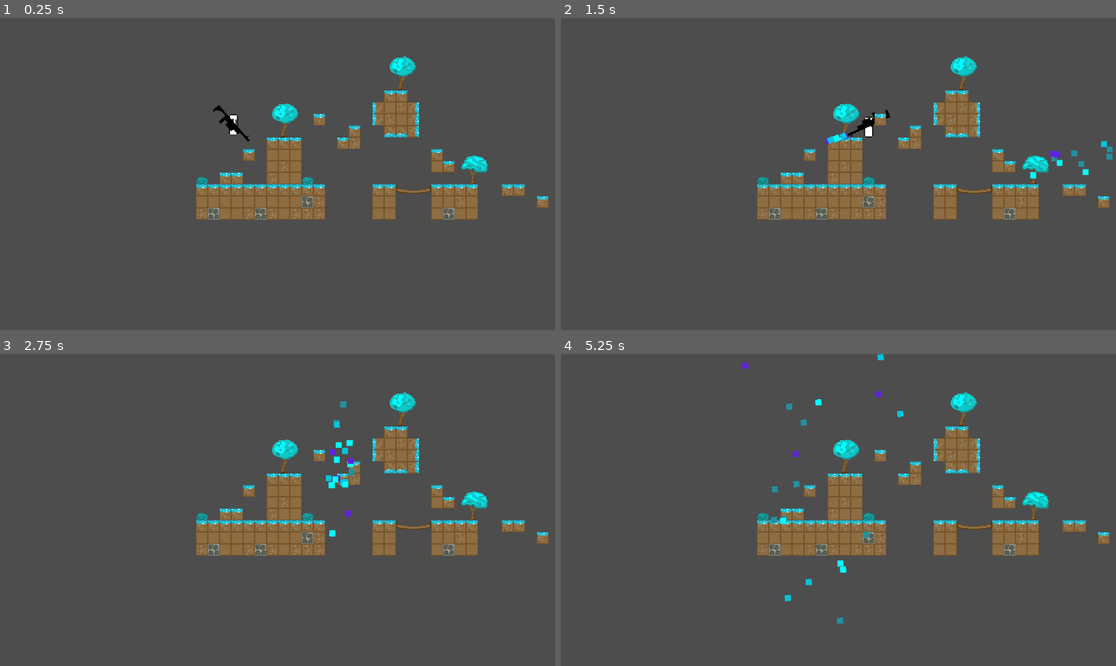
Above: before the commit, frames 1-4 (two rows, left to right).
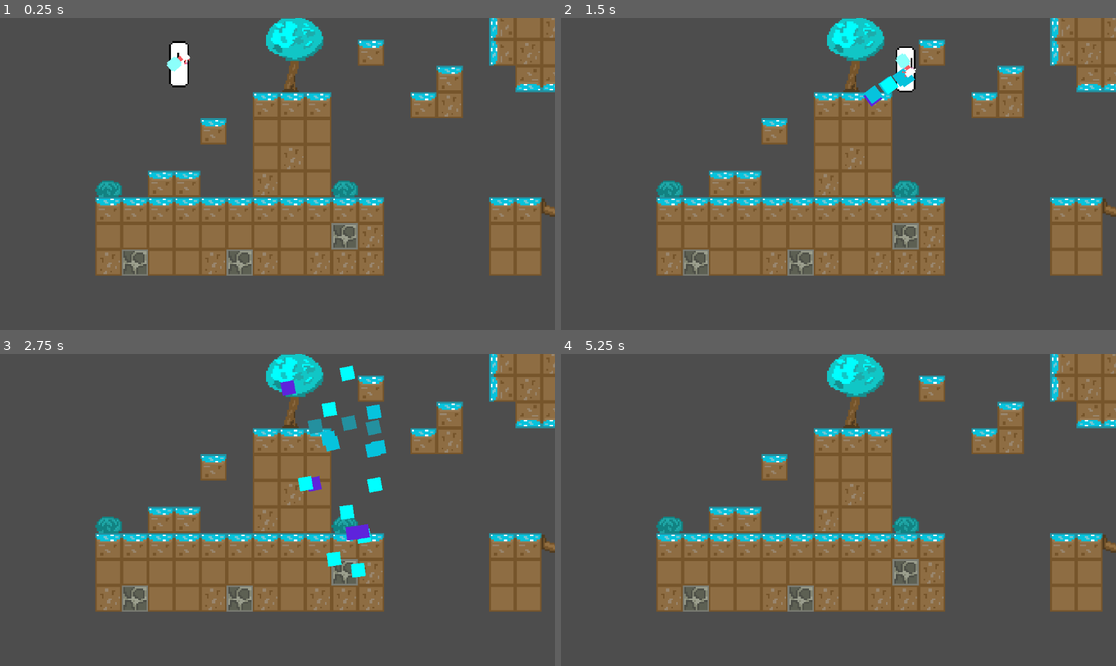
Above: after the commit, the same moments.

Repository: ImOwly/Cleanser
Game: Godot game, scene res://world.tscn
Two runs of this game, one before a commit and one after it. Both use one fixed random seed, a clock stepped at 60 frames per second and the inputs below.
Inputs (mouse positions are in pixels of both pictures, inside the frame that each line leads up to):
- Up to frame 1 (0.25 s): no input
- Up to frame 2 (1.5 s): move the mouse to (960, 158) at 0.52 s; hold D (move_right) from 0.53 s (still down); click (960, 158) at 0.67 s; tap Space (jump) at 0.77 s; move the mouse to (727, 189) at 1.27 s; click (727, 189) at 1.42 s
- Up to frame 3 (2.75 s): tap Space (jump) at 1.52 s; move the mouse to (333, 441) at 2.02 s; release D (move_right) at 2.03 s; hold A (move_left) from 2.03 s (still down); click (333, 441) at 2.17 s
- Up to frame 4 (5.25 s): move the mouse to (810, 572) at 2.77 s; release A (move_left) at 2.78 s; hold D (move_right) 2.78-4.28 s; click (810, 572) at 2.92 s; tap Space (jump) at 3.02, 3.77, 4.25, 4.52 s; tap Enter at 3.5 s; move the mouse to (1005, 556) at 3.52 s; click (1005, 556) at 3.67 s; move the mouse to (672, 463) at 4.27 s; hold A (move_left) 4.28-5.03 s; click (672, 463) at 4.42 s; move the mouse to (866, 510) at 5.02 s; hold D (move_right) from 5.03 s (still down); click (866, 510) at 5.17 s

The runs differ from the first frame. In frame 1, 29% of the frame differs, in the area x 17-100%, y 0-83%; in frame 2, 29%; in frame 3, 30%; in frame 4, 29%.

Commit message:
added gun selection menu

Diff:
--- a/gun/gun.tscn
+++ /dev/null
@@ -1,55 +0,0 @@
-[gd_scene load_steps=9 format=3 uid="uid://b3ncwl31w4n5w"]
-
-[ext_resource type="Script" path="res://gun.gd" id="1_f8qfr"]
-[ext_resource type="Texture2D" uid="uid://b5aani7lbn87a" path="res://assets/sprites/gun.png" id="2_4w57m"]
-
-[sub_resource type="CanvasItemMaterial" id="CanvasItemMaterial_jpowy"]
-
-[sub_resource type="Curve" id="Curve_ykxnw"]
-_data = [Vector2(0, 1), 0.0, 0.0, 0, 0, Vector2(1, 0), 0.0, 0.0, 0, 0]
-point_count = 2
-
-[sub_resource type="CurveTexture" id="CurveTexture_5uw4o"]
-curve = SubResource("Curve_ykxnw")
-
-[sub_resource type="Curve" id="Curve_v81kf"]
-max_value = 10.0
-_data = [Vector2(0.24, 0.659341), 0.0, 0.0, 0, 0, Vector2(0.733333, 1.53846), 0.0, 0.0, 0, 0]
-point_count = 2
-
-[sub_resource type="CurveTexture" id="CurveTexture_qgdiv"]
-curve = SubResource("Curve_v81kf")
-
-[sub_resource type="ParticleProcessMaterial" id="ParticleProcessMaterial_prnhl"]
-emission_shape_offset = Vector3(23.475, 0, 0)
-inherit_velocity_ratio = 1.0
-spread = 6.573
-initial_velocity_min = 314.61
-initial_velocity_max = 426.95
-gravity = Vector3(0, 300, 0)
-scale_min = 5.0
-scale_max = 10.0
-scale_curve = SubResource("CurveTexture_qgdiv")
-color = Color(0, 1, 1, 1)
-alpha_curve = SubResource("CurveTexture_5uw4o")
-hue_variation_max = 0.09
-collision_mode = 1
-collision_friction = 0.0
-collision_bounce = 0.2
-
-[node name="Gun" type="Node2D"]
-script = ExtResource("1_f8qfr")
-
-[node name="GunSprite" type="Sprite2D" parent="."]
-texture = ExtResource("2_4w57m")
-
-[node name="GPUParticles2D" type="GPUParticles2D" parent="."]
-material = SubResource("CanvasItemMaterial_jpowy")
-scale = Vector2(1.31705, 1.70664)
-emitting = false
-amount = 100
-process_material = SubResource("ParticleProcessMaterial_prnhl")
-lifetime = 1.5
-
-[node name="GunBarrel" type="Node2D" parent="."]
-position = Vector2(35, 0)
--- a/gun.gd
+++ b/gun/gun_manager.gd
@@ -15,41 +15,54 @@
 var bullet_speed_variation = 100
 
 enum Gun_Types {shotgun, rifle, spraygun}
-var current_gun = Gun_Types.spraygun
+var selected_gun = Gun_Types.spraygun
+var current_gun
+var gen_gun = true
 
 @onready var spray = preload("res://projectiles/spray.tscn")
 @onready var bullet_rifle = preload("res://projectiles/bullet_rifle.tscn")
 @onready var bullet_shotgun = preload("res://projectiles/bullet_shotgun.tscn")
-@onready var cursor = preload("res://assets/sprites/spray.png")
+@onready var shotgun = preload("res://gun/shotgun.tscn")
+@onready var rifle = preload("res://gun/rifle.tscn")
+@onready var spraygun = preload("res://gun/spraygun.tscn")
 
 func _ready():
+	current_gun = spraygun.instantiate()
 	can_fire = true
+	$SprayButton.visible = false
+	$ShotgunButton.visible = false
+	$RifleButton.visible = false
 
 func _input(event):
 	if (event is InputEventMouseButton and event.pressed):
 		if event.button_index == MOUSE_BUTTON_RIGHT:
-			print(current_gun)
-			current_gun = (current_gun + 1) % 3
+			toggle_gun_menu()
 
 func _process(delta):
-	look_at(get_global_mouse_position())
+	generate_gun()
+	current_gun.position = self.get_global_position()
+	current_gun.look_at(get_global_mouse_position())
 
 	#When left-mouse is held down
 	if Input.is_mouse_button_pressed(1) and can_fire:
-		#$GPUParticles2D.emitting = true
-		match current_gun:
+		match selected_gun:
 			Gun_Types.spraygun:
-				spray_gun()
+				fire_spray_gun()
 			Gun_Types.shotgun:
-				shotgun()
+				fire_shotgun()
 			Gun_Types.rifle:
-				rifle()
+				fire_rifle()
 
-func rifle():
+func generate_gun():
+	if gen_gun:
+		gen_gun = false
+		get_tree().get_root().add_child(current_gun)
+
+func fire_rifle():
 	fire_bullet(0, bullet_speed*3, bullet_rifle)
 	fire_delay(fire_rate_rifle)
 
-func shotgun():
+func fire_shotgun():
 	fire_bullet(0, bullet_speed*2, bullet_shotgun)
 	var spread = 0.105
 	for i in range(0, 2):
@@ -57,7 +70,7 @@
 		fire_bullet(spread, bullet_speed*2, bullet_shotgun)
 	fire_delay(fire_rate_shotgun)
 
-func spray_gun():
+func fire_spray_gun():
 	fire_multiple_bullets(spray, 2)
 	await get_tree().create_timer(.02).timeout
 	fire_multiple_bullets(spray, 1)
@@ -74,12 +87,43 @@
 
 func fire_bullet(offset, velocity, bullet):
 	var bullet_instance = bullet.instantiate()
-	bullet_instance.position = $GunBarrel.get_global_position()
-	bullet_instance.rotation_degrees = rotation_degrees
-	bullet_instance.apply_impulse(Vector2(velocity, 0).rotated(rotation-offset))
+	bullet_instance.position = current_gun.find_child("GunBarrel").get_global_position()
+	bullet_instance.rotation_degrees = current_gun.rotation_degrees
+	bullet_instance.apply_impulse(Vector2(velocity, 0).rotated(current_gun.rotation-offset))
 	get_tree().get_root().add_child(bullet_instance)
 
 func fire_delay(time):
 	can_fire = false
 	await get_tree().create_timer(time).timeout
 	can_fire = true
+
+func toggle_gun_menu():
+	if (!$SprayButton.visible or !$ShotgunButton.visible or !$RifleButton.visible):
+		$SprayButton.visible = true
+		$ShotgunButton.visible = true
+		$RifleButton.visible = true
+	else:
+		$SprayButton.visible = false
+		$ShotgunButton.visible = false
+		$RifleButton.visible = false
+
+func _on_spray_button_button_up():
+	selected_gun = Gun_Types.spraygun
+	current_gun.queue_free()
+	current_gun = spraygun.instantiate()
+	get_tree().get_root().add_child(current_gun)
+	toggle_gun_menu()
+
+func _on_shotgun_button_button_up():
+	selected_gun = Gun_Types.shotgun
+	current_gun.queue_free()
+	current_gun = shotgun.instantiate()
+	get_tree().get_root().add_child(current_gun)
+	toggle_gun_menu()
+
+func _on_rifle_button_button_up():
+	selected_gun = Gun_Types.rifle
+	current_gun.queue_free()
+	current_gun = rifle.instantiate()
+	get_tree().get_root().add_child(current_gun)
+	toggle_gun_menu()
--- /dev/null
+++ b/gun/gun_manager.tscn
@@ -0,0 +1,35 @@
+[gd_scene load_steps=5 format=3 uid="uid://b3ncwl31w4n5w"]
+
+[ext_resource type="Script" path="res://gun/gun_manager.gd" id="1_0ja70"]
+[ext_resource type="Texture2D" uid="uid://bywyxih72lqcx" path="res://assets/sprites/icon_spray.png" id="2_brdgu"]
+[ext_resource type="Texture2D" uid="uid://dyoxbro4ihw5m" path="res://assets/sprites/icon_shogun.png" id="3_evhge"]
+[ext_resource type="Texture2D" uid="uid://bl7f4uy0u2q6l" path="res://assets/sprites/icon_rifle.png" id="4_wbtk3"]
+
+[node name="Gun_Manager" type="Node2D"]
+z_index = 2
+script = ExtResource("1_0ja70")
+
+[node name="SprayButton" type="TextureButton" parent="."]
+offset_left = -9.0
+offset_top = -41.0
+offset_right = 9.0
+offset_bottom = -23.0
+texture_normal = ExtResource("2_brdgu")
+
+[node name="ShotgunButton" type="TextureButton" parent="."]
+offset_left = -38.0
+offset_top = -9.0
+offset_right = -20.0
+offset_bottom = 9.0
+texture_normal = ExtResource("3_evhge")
+
+[node name="RifleButton" type="TextureButton" parent="."]
+offset_left = 20.0
+offset_top = -9.0
+offset_right = 38.0
+offset_bottom = 9.0
+texture_normal = ExtResource("4_wbtk3")
+
+[connection signal="button_up" from="SprayButton" to="." method="_on_spray_button_button_up"]
+[connection signal="button_up" from="ShotgunButton" to="." method="_on_shotgun_button_button_up"]
+[connection signal="button_up" from="RifleButton" to="." method="_on_rifle_button_button_up"]
--- /dev/null
+++ b/gun/rifle.tscn
@@ -0,0 +1,12 @@
+[gd_scene load_steps=2 format=3 uid="uid://wy61nylxuavm"]
+
+[ext_resource type="Texture2D" uid="uid://b5aani7lbn87a" path="res://assets/sprites/gun.png" id="1_ebpri"]
+
+[node name="Rifle" type="Node2D"]
+z_index = 2
+
+[node name="GunSprite" type="Sprite2D" parent="."]
+texture = ExtResource("1_ebpri")
+
+[node name="GunBarrel" type="Node2D" parent="."]
+position = Vector2(34, 0)
--- /dev/null
+++ b/gun/shotgun.tscn
@@ -0,0 +1,12 @@
+[gd_scene load_steps=2 format=3 uid="uid://o1ygf3ymwm4y"]
+
+[ext_resource type="Texture2D" uid="uid://buf5ay74gi6kn" path="res://assets/sprites/gun_shotgun.png" id="1_8udul"]
+
+[node name="Shotgun" type="Node2D"]
+z_index = 2
+
+[node name="GunSprite" type="Sprite2D" parent="."]
+texture = ExtResource("1_8udul")
+
+[node name="GunBarrel" type="Node2D" parent="."]
+position = Vector2(11, -1)
--- /dev/null
+++ b/gun/spraygun.tscn
@@ -0,0 +1,12 @@
+[gd_scene load_steps=2 format=3 uid="uid://301mci28pg32"]
+
+[ext_resource type="Texture2D" uid="uid://7khmcrcy5ogv" path="res://assets/sprites/gun_spray.png" id="1_6hmsl"]
+
+[node name="Spraygun" type="Node2D"]
+z_index = 2
+
+[node name="GunSprite" type="Sprite2D" parent="."]
+texture = ExtResource("1_6hmsl")
+
+[node name="GunBarrel" type="Node2D" parent="."]
+position = Vector2(4, -6)
--- a/projectiles/spray.gd
+++ b/projectiles/spray.gd
@@ -1,5 +1,5 @@
 extends RigidBody2D
-var lifetime = 10
+var lifetime = .7
 var colors = [Color(0.0, 255.0, 255.0, 1.0),
 			Color("06c3dd", 1.0),
 			Color("24909f", 1.0),
--- a/world.tscn
+++ b/world.tscn
@@ -3,7 +3,7 @@
 [ext_resource type="PackedScene" uid="uid://cfpwerc47e4vt" path="res://Player/player.tscn" id="1_lalwq"]
 [ext_resource type="Script" path="res://cursor/cursor.gd" id="1_uv71u"]
 [ext_resource type="Texture2D" uid="uid://c0eyp17xpr67q" path="res://assets/sprites/gamejamsprite.png" id="2_01frn"]
-[ext_resource type="PackedScene" uid="uid://b3ncwl31w4n5w" path="res://gun/gun.tscn" id="2_gl08k"]
+[ext_resource type="PackedScene" uid="uid://b3ncwl31w4n5w" path="res://gun/gun_manager.tscn" id="2_gl08k"]
 
 [sub_resource type="TileSetAtlasSource" id="TileSetAtlasSource_g30p2"]
 texture = ExtResource("2_01frn")
@@ -185,7 +185,7 @@
 [node name="CharacterBody2D" parent="." groups=["Player"] instance=ExtResource("1_lalwq")]
 position = Vector2(323, 127)
 
-[node name="Gun" parent="CharacterBody2D" instance=ExtResource("2_gl08k")]
+[node name="GunManager" parent="CharacterBody2D" instance=ExtResource("2_gl08k")]
 
 [node name="TileMap" type="TileMap" parent="."]
 tile_set = SubResource("TileSet_xu8kr")
@@ -198,4 +198,4 @@
 
 [node name="Camera2D" type="Camera2D" parent="."]
 position = Vector2(383, 226)
-zoom = Vector2(1.525, 1.525)
+zoom = Vector2(3.405, 3.405)
Binary file added: assets/sprites/gun_shotgun.png
Not shown, added: assets/sprites/gun_shotgun.png.import
Binary file added: assets/sprites/gun_spray.png
Not shown, added: assets/sprites/gun_spray.png.import
Binary file added: assets/sprites/icon_rifle.png
Not shown, added: assets/sprites/icon_rifle.png.import
Binary file added: assets/sprites/icon_shogun.png
Not shown, added: assets/sprites/icon_shogun.png.import
Binary file added: assets/sprites/icon_spray.png
Not shown, added: assets/sprites/icon_spray.png.import
